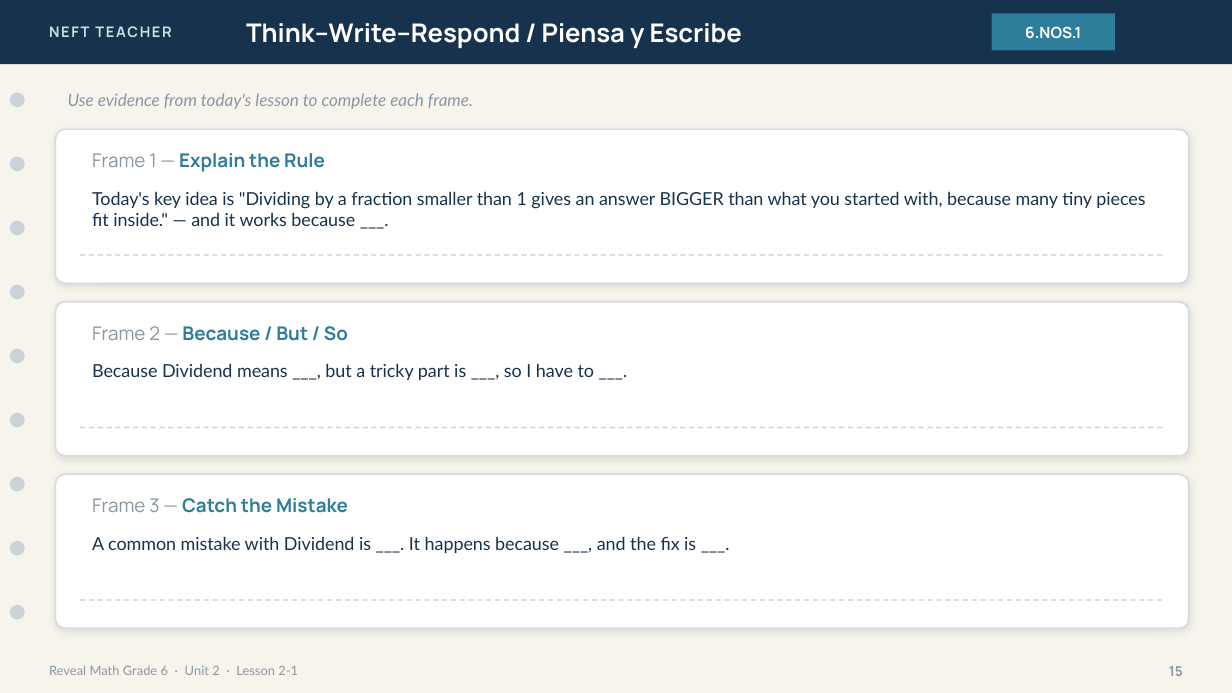
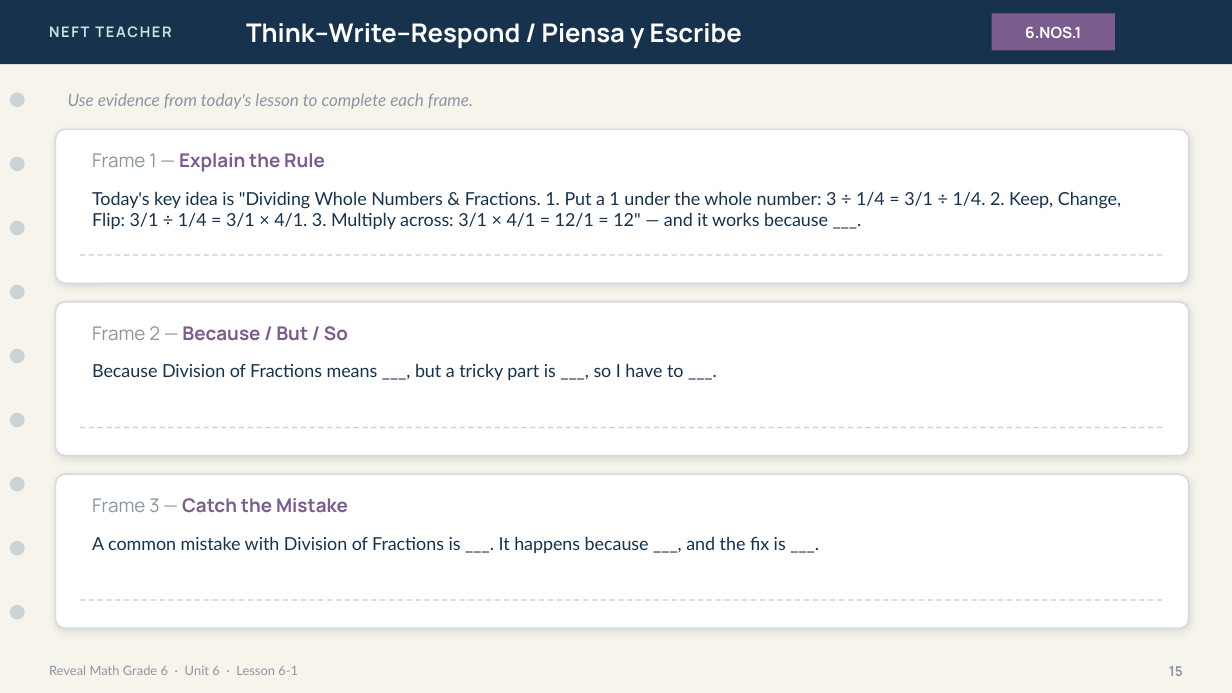
Before and after one commit to Baltimoreteacher1/neft-classroom-html-activities, a slide deck: slide 15 of lessons/6-1/slides.pptx. Drawn at 1232x693 pixels with LibreOffice and Linux fonts; fonts in the diff are those of the drawing. Boxes give left, top, right and bottom in pixels: in the first picture for what was removed or moved away, otherwise in the second. Text is boxed around its words. In the diff, an @@ line names an element or a change of style, - is before the commit and + after.

```diff
--- a/lessons/6-1/slides.pptx
+++ b/lessons/6-1/slides.pptx
@@ rectangle "6.NOS.1" at bbox=[992, 14, 1115, 51]: fill #2E7D9A to #7A5C8E @@
@@ text "Frame 1 — Explain the ..." at bbox=[92, 153, 325, 172]: text colour #2E7D9A to #7A5C8E in "Explain the Rule" @@
@@ text at bbox=[92, 191, 1121, 229]: text changed @@
-Today's key idea is "Dividing by a fraction smaller than 1 gives an answer BIGGER than what you started with, because many tiny pieces fit inside." — and it works because ___.
+Today's key idea is "Dividing Whole Numbers & Fractions. 1. Put a 1 under the whole number: 3 ÷ 1/4 = 3/1 ÷ 1/4. 2. Keep, Change, Flip: 3/1 ÷ 1/4 = 3/1 × 4/1. 3. Multiply across: 3/1 × 4/1 = 12/1 = 12" — and it works because ___.
@@ text "Frame 2 — Because / ..." at bbox=[92, 326, 348, 341]: text colour #2E7D9A to #7A5C8E in "Because / But / So" @@
@@ text at bbox=[92, 363, 684, 380]: text changed @@
-Because Dividend means ___, but a tricky part is ___, so I have to ___.
+Because Division of Fractions means ___, but a tricky part is ___, so I have to ___.
@@ text "Frame 3 — Catch the ..." at bbox=[92, 498, 348, 513]: text colour #2E7D9A to #7A5C8E in "Catch the Mistake" @@
@@ text at bbox=[92, 536, 786, 553]: text changed @@
-A common mistake with Dividend is ___. It happens because ___, and the fix is ___.
+A common mistake with Division of Fractions is ___. It happens because ___, and the fix is ___.
@@ text at bbox=[49, 665, 298, 675]: text changed @@
-Reveal Math Grade 6 · Unit 2 · Lesson 2-1
+Reveal Math Grade 6 · Unit 6 · Lesson 6-1
```
Also in this commit, not shown: 16 other slides changed, 35 other files.
